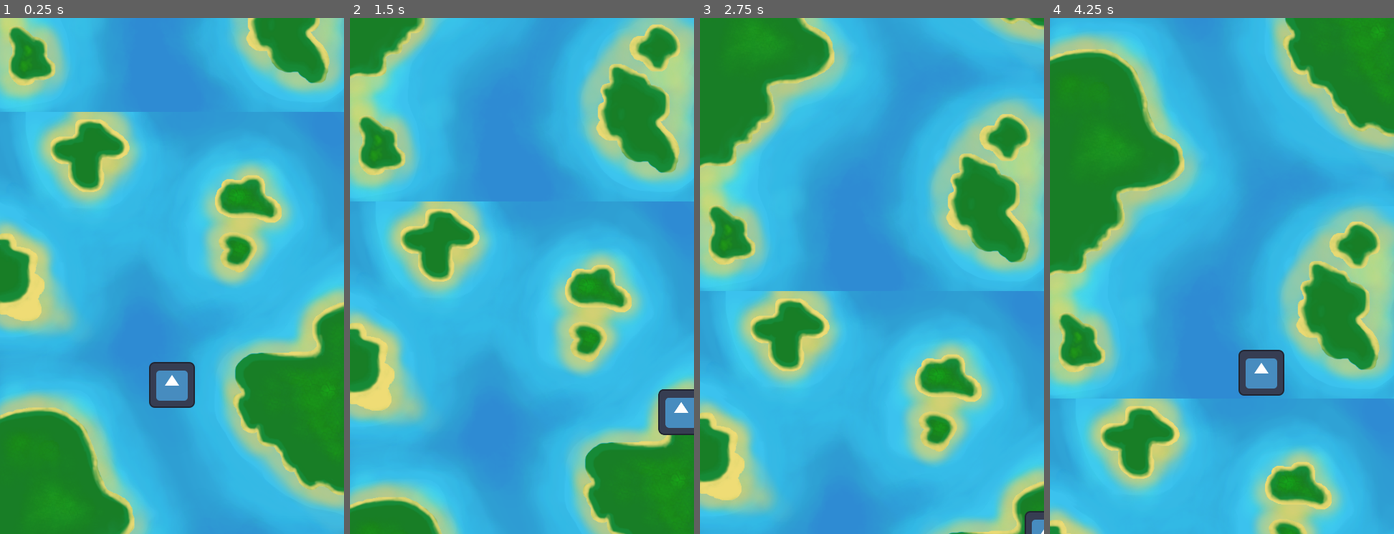
Above: before the commit, frames 1-4 (left to right).
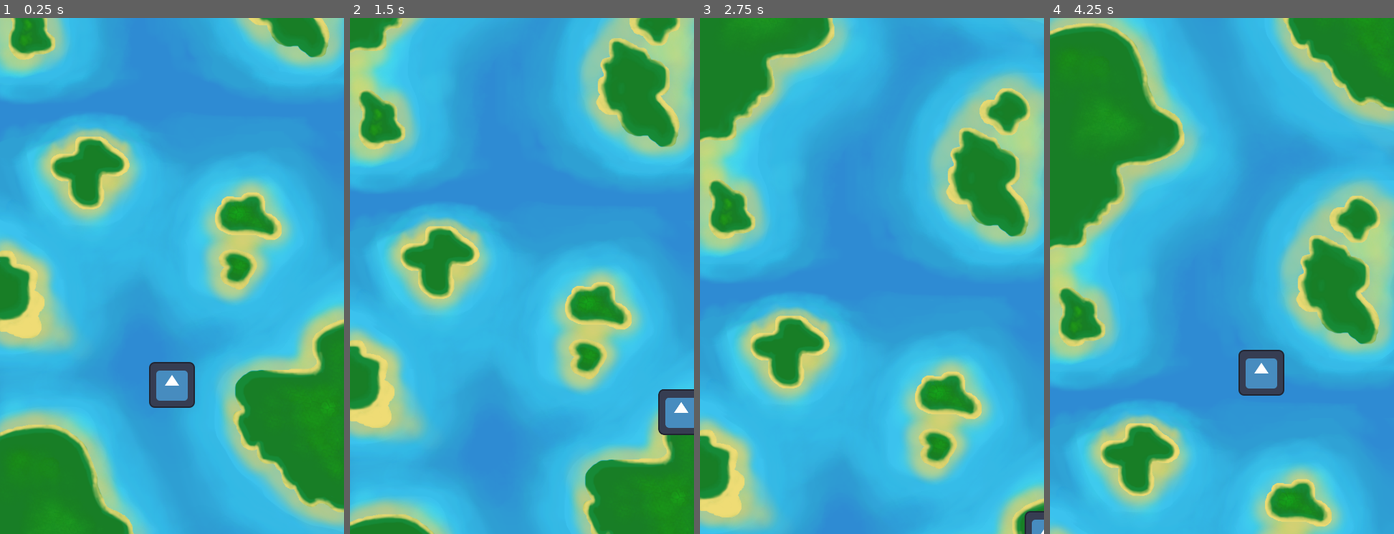
Above: after the commit, the same moments.

Repository: devkinn/rpg_game_jam_11_23
Game: Godot game, scene res://scenes/main.tscn
The game is run twice, just before and just after one commit, with the same random seed, the same clock (stepped at 60 frames per second) and the same inputs. The engine's default icon, where the game draws it, is replaced by a stand-in: a white triangle on a blue panel in a dark square.
Inputs:
- Up to frame 1 (0.25 s): no input
- Up to frame 2 (1.5 s): hold D (move_right) 0.53-1.28 s; hold S (move_down) from 1.28 s (still down)
- Up to frame 3 (2.75 s): release S (move_down) at 2.03 s; hold D (move_right) from 2.03 s (still down)
- Up to frame 4 (4.25 s): release D (move_right) at 2.78 s; hold W (move_up) 2.78-3.53 s; hold A (move_left) from 3.53 s (still down)

The runs differ from the first frame. In frame 1, 30% of the frame differs, in the area x 0-100%, y 0-100%; in frame 2, 31%; in frame 3, 34%; in frame 4, 35%.

Commit message:
smooth loop fixed

Diff:
--- a/scenes/background.tscn
+++ b/scenes/background.tscn
@@ -1,17 +1,18 @@
 [gd_scene load_steps=3 format=3 uid="uid://8vmhbqct7a8x"]
 
 [ext_resource type="Script" path="res://scripts/background.gd" id="1_4lngv"]
-[ext_resource type="Texture2D" uid="uid://bn1htbe6a85vr" path="res://assets/backbround/IslandsMap.png" id="1_k47em"]
+[ext_resource type="Texture2D" uid="uid://cm0og8xdpyltm" path="res://assets/backbround/IslandsMap1.png" id="2_3fyln"]
 
 [node name="background" type="ParallaxBackground"]
 scroll_base_offset = Vector2(0, 100)
 script = ExtResource("1_4lngv")
+metadata/_edit_horizontal_guides_ = [896.0]
 
 [node name="ParallaxLayer" type="ParallaxLayer" parent="."]
-motion_mirroring = Vector2(0, 900)
+motion_mirroring = Vector2(0, 960)
 
 [node name="Sprite2D" type="Sprite2D" parent="ParallaxLayer"]
-position = Vector2(240, 456)
+position = Vector2(240, 480)
 scale = Vector2(0.75, 0.75)
-texture = ExtResource("1_k47em")
+texture = ExtResource("2_3fyln")
 region_rect = Rect2(-3.72205, -5.19989, 641.778, 1200.01)
Binary file removed: assets/backbround/IslandsMap.png
Binary file added: assets/backbround/IslandsMap1.png
Not shown, changed: assets/backbround/IslandsMap1.png.import
Not shown, removed: assets/backbround/IslandsMap.xcf
